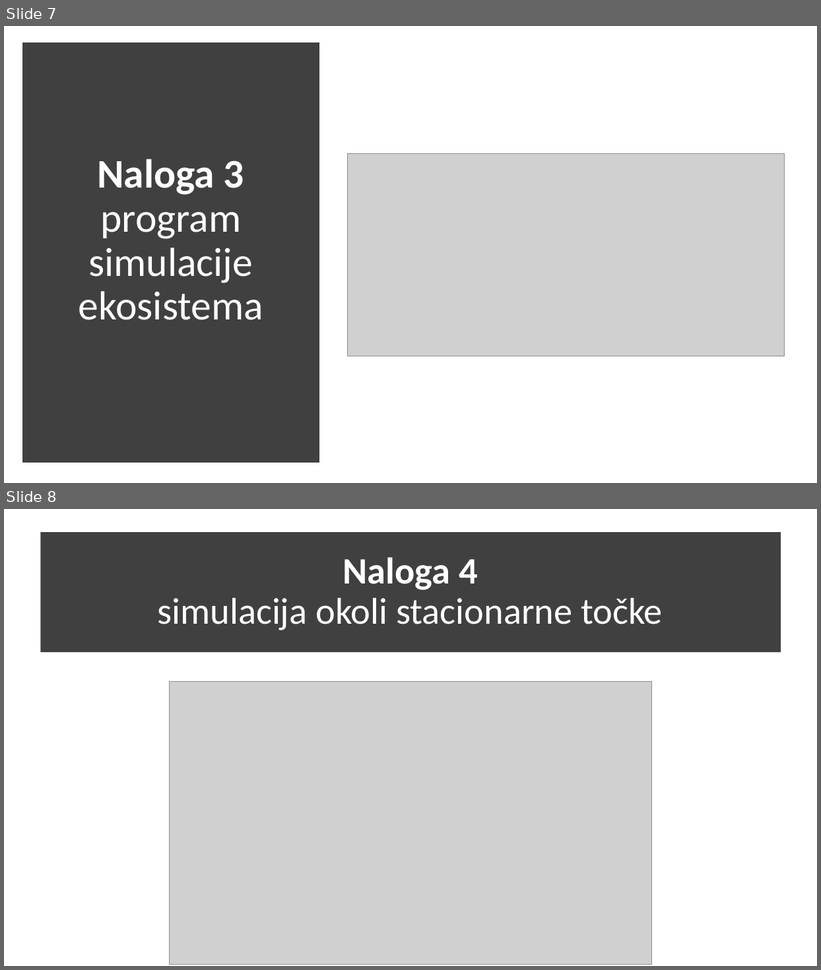
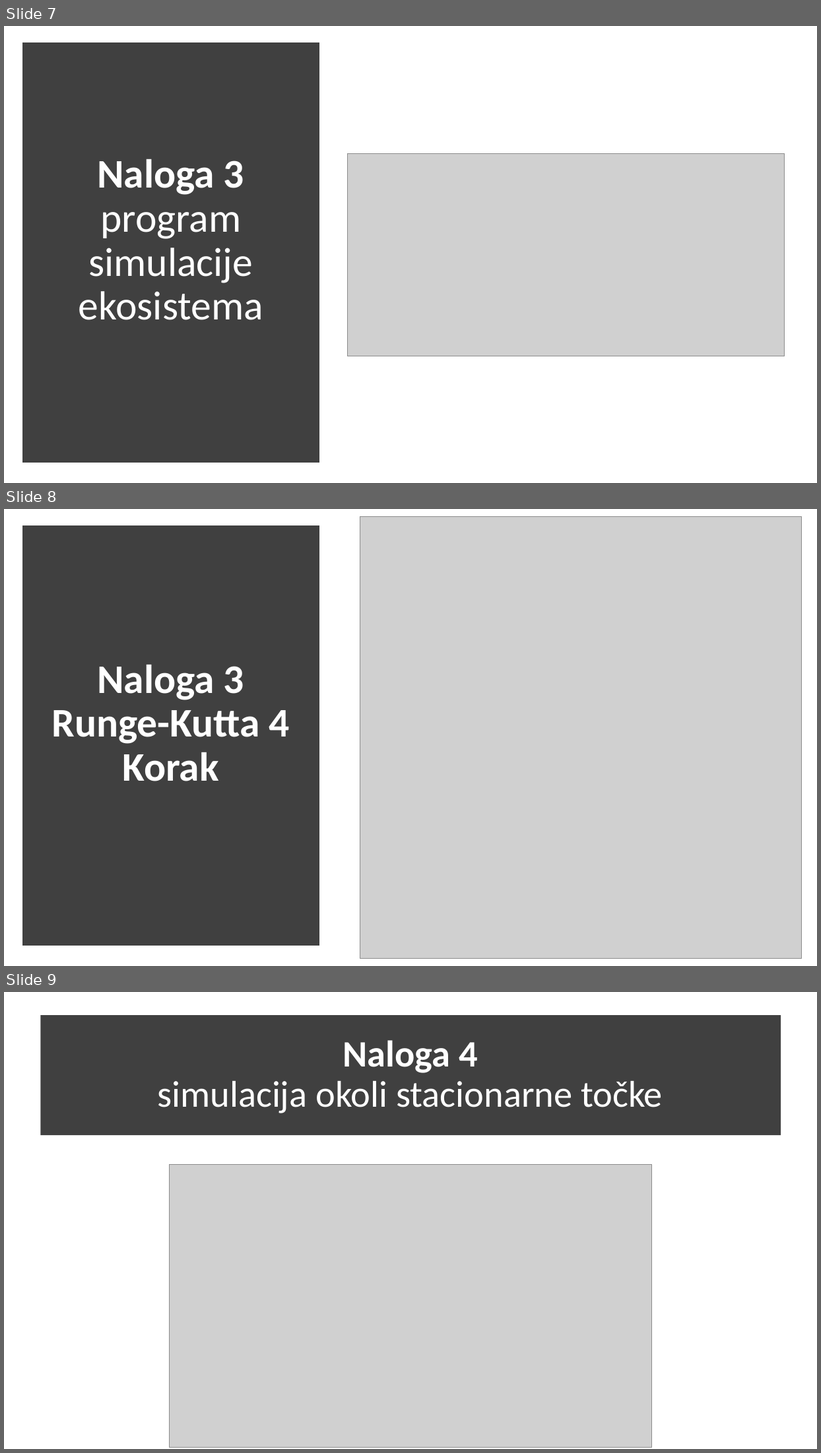
Before and after one commit to DomenMohorcic/Population-dynamics-in-the-food-chain, a slide deck: docs/predstavitev_Ekosistem.pptx. Shown one above the other, each under a label of ours: slides 7 and 8 before the commit, slides 7, 8 and 9 after it. The pictures are 821x970 and 821x1453 pixels, drawn with LibreOffice and Linux fonts; fonts in the diff are those of the drawing; grey boxes stand for pictures. Boxes give left, top, right and bottom in pixels: in the first picture for what was removed or moved away, otherwise in the second. Text is boxed around its words. In the diff, an @@ line names an element or a change of style, - is before the commit and + after.

Commit message:
Runge-Kutta slika

```diff
--- a/docs/predstavitev_Ekosistem.pptx
+++ b/docs/predstavitev_Ekosistem.pptx
@@ slide 8 added at bbox=[4, 509, 817, 966], background #FFFFFF @@
@@ picture added at bbox=[360, 516, 802, 958] @@
@@ rectangle added at bbox=[26, 529, 316, 942], fill #404040, outline #404040 10 pt @@
@@ text added at bbox=[52, 665, 290, 782], 48 pt, text #FFFFFF, bold @@
+Naloga 3
+Runge-Kutta 4
+Korak
@@ what was slide 8 is now slide 9 @@
```
Also in this commit, not shown: 1 other file.
